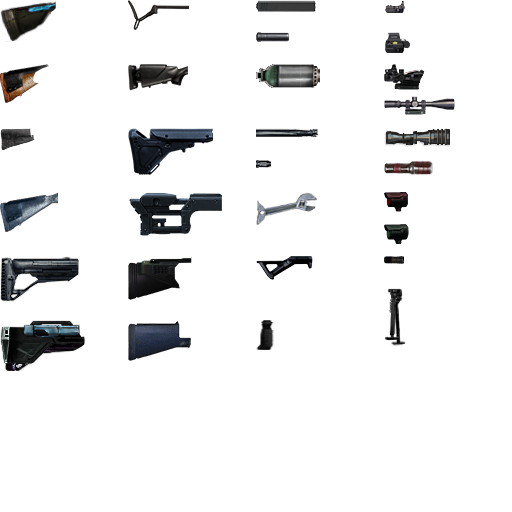
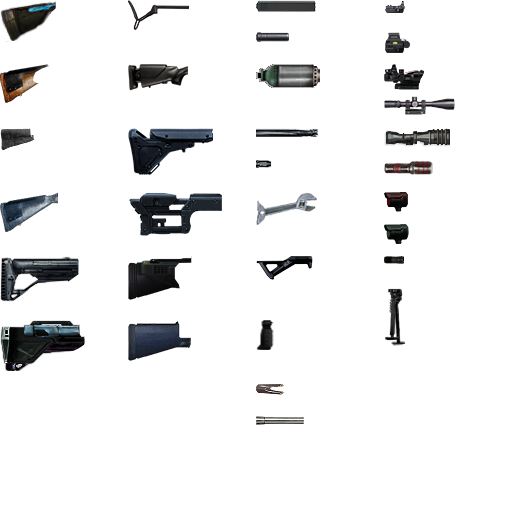
Layers edited between the first and the second 512 × 512 image:
added layer "图层 14" (1st of 2) above "Background" over [256, 416, 304, 425]
added layer "Background" (1st of 2) above "图层 1" over [256, 384, 284, 395]
